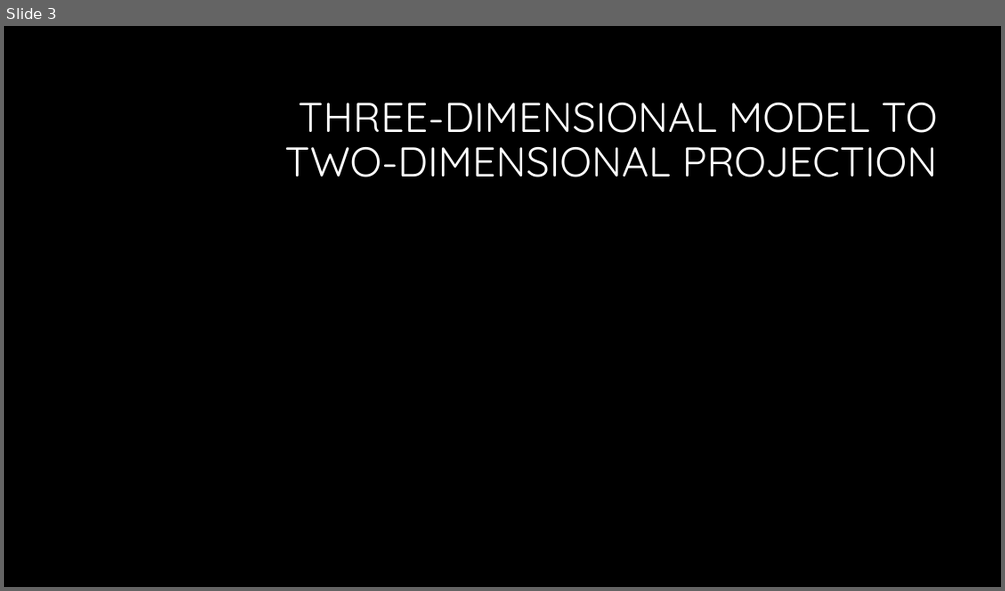
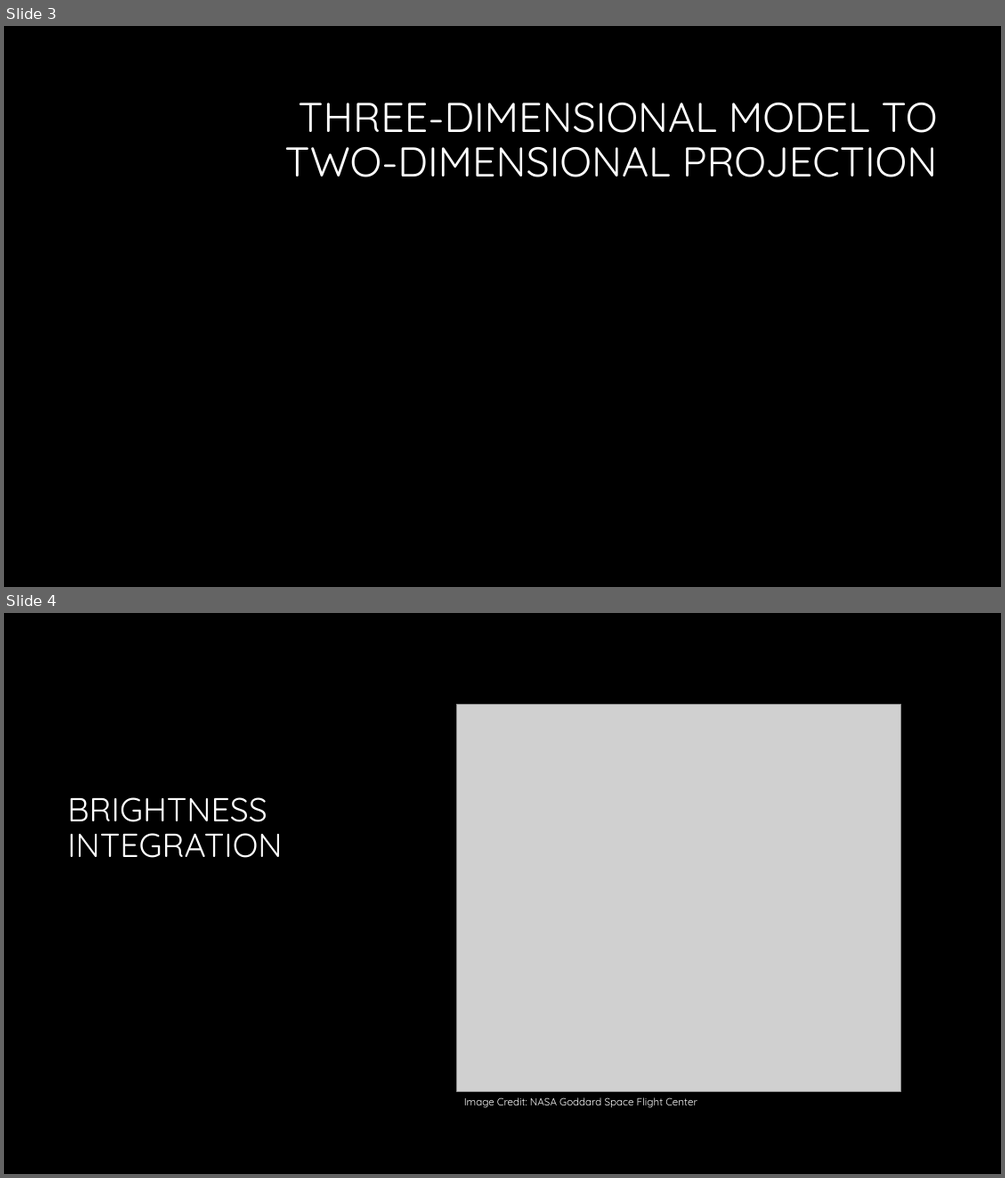
Before and after one commit to mljohn2151/ASTR-3150-GitHub, a slide deck: FUSE - Mottled Stars/FUSE Methodology/Mottled Stars Methodology.pptx. Shown one above the other, each under a label of ours: slide 3 before the commit, slides 3 and 4 after it. The pictures are 1005x591 and 1005x1178 pixels, drawn with LibreOffice and Linux fonts; fonts in the diff are those of the drawing; grey boxes stand for pictures; background and template pictures are left out. Boxes give left, top, right and bottom in pixels: in the first picture for what was removed or moved away, otherwise in the second. Text is boxed around its words. In the diff, an @@ line names an element or a change of style, - is before the commit and + after.

```diff
--- a/FUSE - Mottled Stars/FUSE Methodology/Mottled Stars Methodology.pptx
+++ b/FUSE - Mottled Stars/FUSE Methodology/Mottled Stars Methodology.pptx
@@ slide 4 added at <box>4,613,1001,1174</box>, background #000000 @@
@@ picture added at <box>456,705,900,1092</box> @@
@@ title added at <box>67,797,282,858</box>, 32 pt, text #FFFFFF @@
+BRIGHTNESS INTEGRATION
@@ text added at <box>464,1097,697,1108</box>, 10 pt, text #FFFFFF @@
+Image Credit: NASA Goddard Space Flight Center
```
Also in this commit, not shown: 1 slide changed, 1 slide removed, 2 other files.
